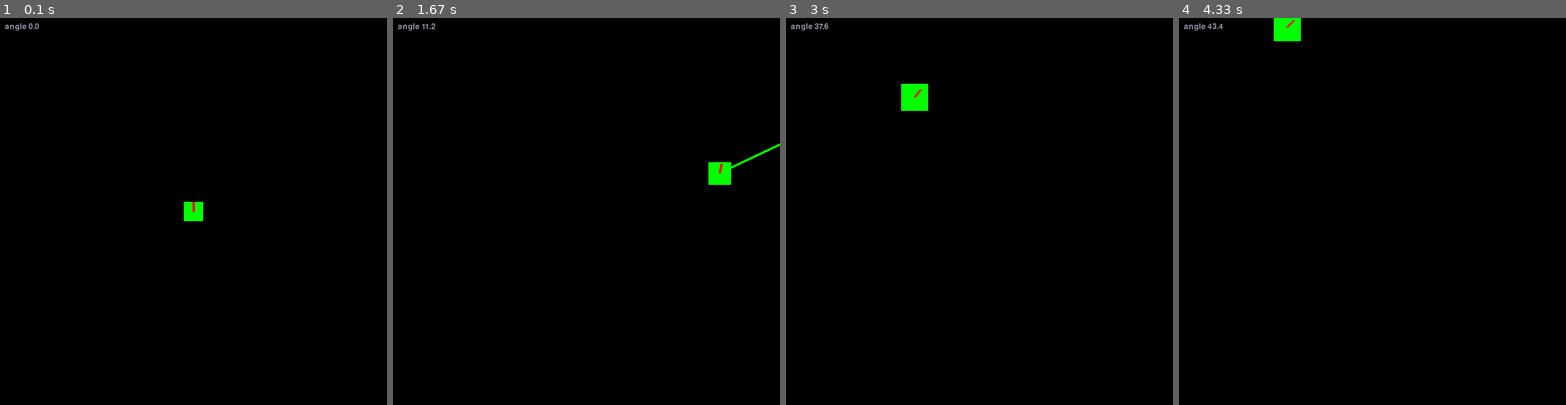
Above: before the commit, frames 1-4 (left to right).
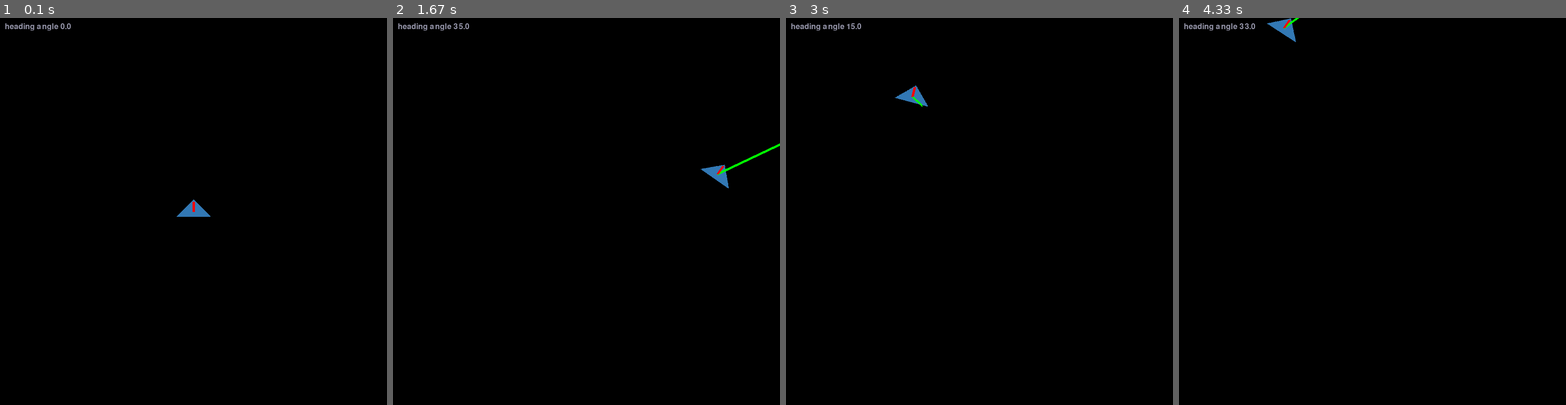
Above: after the commit, the same moments.

Repository: casol/pygame
Game: pygame game, started from vectors_2.py
The game is run twice, just before and just after one commit, with the same random seed, the same clock (stepped at 60 frames per second) and the same inputs.
Inputs:
- Up to frame 1 (0.1 s): no input
- Up to frame 2 (1.67 s): tap A at 0.33 s; hold Right 0.67-1.13 s; hold D 0.67-1.13 s; hold Up 1.17-1.47 s; hold Right from 1.5 s (still down); hold D from 1.5 s (still down)
- Up to frame 3 (3 s): release Right at 1.97 s; release D at 1.97 s; hold Left 2-2.53 s; hold A 2-2.53 s; hold Down 2.57-2.87 s; hold Left from 2.9 s (still down); hold A from 2.9 s (still down)
- Up to frame 4 (4.33 s): release Left at 3.3 s; release A at 3.3 s; hold Up 3.33-3.7 s; hold Right from 3.73 s (still down); hold D from 3.73 s (still down)

The runs differ from the first frame. In frame 1, 0.4% of the frame differs, in the area x 1-55%, y 1-53%; in frame 2, 0.5%; in frame 3, 0.6%, in the area x 1-37%, y 1-24%; in frame 4, 0.6%.

Commit message:
Clean-up

Diff:
--- a/gravity.py
+++ /dev/null
@@ -1,120 +0,0 @@
-import math
-import pygame
-from pygame.math import Vector2
-
-
-SCREEN_WIDTH = 800
-SCREEN_HEIGHT = 600
-
-BLACK = (0, 0, 0)
-WHITE = (255, 255, 255)
-RED = (255, 0, 0)
-
-
-class Player(pygame.sprite.Sprite):
-
-    def __init__(self, pos=(420, 420)):
-        super(Player, self).__init__()
-        self.image = pygame.Surface([20, 40], pygame.SRCALPHA)
-        self.image.fill(RED)
-        self.original_image = self.image
-        self.rect = self.image.get_rect(center=pos)
-        self.position = Vector2(pos)
-        # The vector points upwards.
-        self.direction = Vector2(0, -1)
-        self.speed = 0
-        self.angle_speed = 0
-        self.angle = 0
-
-    def update(self):
-        if self.angle_speed != 0:
-            # Rotate the direction vector and then the image
-            self.direction.rotate_ip(self.angle_speed)
-            self.angle += self.angle_speed
-            self.image = pygame.transform.rotate(self.original_image, -self.angle)
-            self.rect = self.image.get_rect(midtop=self.rect.midtop)
-        # Update the position vector and the rect.
-        self.position += self.direction * self.speed
-        self.rect.center = self.position
-
-
-class Bullet(pygame.sprite.Sprite):
-    """ This class represents the bullet. """
-
-    def __init__(self, pos, direction, angle):
-        """Take the pos, direction and angle of the player."""
-        super(Bullet, self).__init__()
-        self.image = pygame.Surface([4, 10], pygame.SRCALPHA)
-        self.image.fill(BLACK)
-        # Rotate the image by the player.angle (negative since y-axis is flipped).
-        self.image = pygame.transform.rotozoom(self.image, -angle, 1)
-        # Pass the center of the player as the center of the bullet.rect.
-        self.rect = self.image.get_rect(center=pos)
-        self.position = Vector2(pos)  # The position vector.
-        self.velocity = direction * 11  # Multiply by desired speed.
-
-    def update(self):
-        """Move the bullet."""
-        self.position += self.velocity  # Update the position vector.
-        self.rect.center = self.position  # And the rect.
-
-        if self.rect.x < 0 or self.rect.x > SCREEN_WIDTH or self.rect.y < 0 or self.rect.y > SCREEN_HEIGHT:
-            self.kill()
-
-
-def main():
-    pygame.init()
-    pygame.key.set_repeat(500,30)
-
-    screen = pygame.display.set_mode([SCREEN_WIDTH, SCREEN_HEIGHT])
-    screen_rect = screen.get_rect()
-
-    all_sprites_list = pygame.sprite.Group()
-    bullet_group = pygame.sprite.Group()  # "group" not "list".
-
-    player = Player()
-    all_sprites_list.add(player)
-
-    MAXSPEED = 15
-    MINSPEED = -5
-
-    clock = pygame.time.Clock()
-
-    done = False
-    while not done:
-        clock.tick(60)
-
-        for event in pygame.event.get():
-            if event.type == pygame.QUIT:
-                done = True
-            elif event.type == pygame.KEYDOWN:
-                if event.key == pygame.K_UP and player.speed > MINSPEED:
-                    player.speed += 3
-                if event.key == pygame.K_DOWN and player.speed < MAXSPEED:
-                    player.speed -= 3
-                if event.key == pygame.K_LEFT:
-                    player.angle_speed = -3
-                if event.key == pygame.K_RIGHT:
-                    player.angle_speed = 3
-                if event.key == pygame.K_SPACE:
-                    # Just pass the rect.center, direction vector and angle.
-                    bullet = Bullet(
-                        player.rect.center, player.direction, player.angle)
-                    all_sprites_list.add(bullet)
-                    bullet_group.add(bullet)
-            elif event.type == pygame.KEYUP:
-                if event.key == pygame.K_LEFT:
-                    player.angle_speed = 0
-                elif event.key == pygame.K_RIGHT:
-                    player.angle_speed = 0
-
-        all_sprites_list.update()
-        player.rect.clamp_ip(screen_rect)
-
-        screen.fill(WHITE)
-        all_sprites_list.draw(screen)
-        pygame.display.flip()
-
-if __name__ == '__main__':
-    main()
-    pygame.quit()
--- a/move&rotate_ship.py
+++ /dev/null
@@ -1,67 +0,0 @@
-import math
-import pygame as pg
-from pygame.math import Vector2
-
-
-class Player(pg.sprite.Sprite):
-
-    def __init__(self, pos=(420, 420)):
-        super(Player, self).__init__()
-        self.image = pg.Surface((70, 50), pg.SRCALPHA)
-        pg.draw.polygon(self.image, (50, 120, 180), ((0, 0), (0, 50), (70, 25)))
-        self.original_image = self.image
-        self.rect = self.image.get_rect(center=pos)
-        self.position = Vector2(pos)
-        self.direction = Vector2(1, 0)  # A unit vector pointing rightward.
-        self.speed = 0
-        self.angle_speed = 0
-        self.angle = 0
-
-    def update(self):
-        if self.angle_speed != 0:
-            # Rotate the direction vector and then the image.
-            self.direction.rotate_ip(self.angle_speed)
-            self.angle += self.angle_speed
-            self.image = pg.transform.rotate(self.original_image, -self.angle)
-            self.rect = self.image.get_rect(center=self.rect.center)
-        # Update the position vector and the rect.
-        self.position += self.direction * self.speed
-        self.rect.center = self.position
-
-
-def main():
-    pg.init()
-    screen = pg.display.set_mode((1280, 720))
-    player = Player((420, 420))
-    playersprite = pg.sprite.RenderPlain((player))
-
-    clock = pg.time.Clock()
-    done = False
-    while not done:
-        clock.tick(60)
-        for event in pg.event.get():
-            if event.type == pg.QUIT:
-                done = True
-            elif event.type == pg.KEYDOWN:
-                if event.key == pg.K_UP:
-                    player.speed += 1
-                elif event.key == pg.K_LEFT:
-                    player.angle_speed = -4
-                elif event.key == pg.K_RIGHT:
-                    player.angle_speed = 4
-
-            elif event.type == pg.KEYUP:
-                if event.key == pg.K_LEFT:
-                    player.angle_speed = 0
-                elif event.key == pg.K_RIGHT:
-                    player.angle_speed = 0
-
-        playersprite.update()
-
-        screen.fill((30, 30, 30))
-        playersprite.draw(screen)
-        pg.display.flip()
-
-if __name__ == '__main__':
-    main()
-    pg.quit()
--- a/test_field.py
+++ b/test_field.py
@@ -31,10 +31,12 @@
         self.image = pg.Surface((MOB_SIZE, MOB_SIZE))
         self.image.fill(YELLOW)
         self.rect = self.image.get_rect()
-        self.pos = vec(randint(0, WIDTH), randint(0, HEIGHT))
-        self.vel = vec(MAX_SPEED, 0).rotate(uniform(0, 360))
+        self.pos = vec(400, 300)
+        self.vel = vec(0, 0)
         self.acc = vec(0, 0)
+        self.heading = vec(0, -1)
         self.rect.center = self.pos
+        self.desired = vec(0, 0)
 
     def seek(self, target):
         self.desired = (target - self.pos).normalize() * MAX_SPEED
@@ -43,24 +45,13 @@
             steer.scale_to_length(MAX_FORCE)
         return steer
 
-    def seek_with_approach(self, target):
-        self.desired = (target - self.pos)
-        dist = self.desired.length()
-        self.desired.normalize_ip()
-        if dist < APPROACH_RADIUS:
-            self.desired *= dist / APPROACH_RADIUS * MAX_SPEED
-        else:
-            self.desired *= MAX_SPEED
-        steer = (self.desired - self.vel)
-        if steer.length() > MAX_FORCE:
-            steer.scale_to_length(MAX_FORCE)
-        return steer
-
     def update(self):
         # self.follow_mouse()
-        self.acc = self.seek_with_approach(pg.mouse.get_pos())
+        self.acc = self.seek(pg.mouse.get_pos())
         # equations of motion
-        self.vel += self.acc
+        keys = pg.key.get_pressed()
+        if keys[pg.K_UP]:
+            self.vel += self.acc
         if self.vel.length() > MAX_SPEED:
             self.vel.scale_to_length(MAX_SPEED)
         self.pos += self.vel
@@ -111,6 +102,7 @@
         all_sprites.update()
     pg.display.set_caption("{:.2f}".format(clock.get_fps()))
     screen.fill(DARKGRAY)
+    print('mouse', pg.mouse.get_pos(), )
     all_sprites.draw(screen)
     if show_vectors:
         for sprite in all_sprites:
--- a/vectors_2.py
+++ b/vectors_2.py
@@ -40,9 +40,12 @@
     def __init__(self):
         pygame.sprite.Sprite.__init__(self)
         # set ship image
-        # self.original_image = player_img  # image before rotation
-        self.image = pygame.Surface((40, 40))
-        self.image.fill(GREEN)
+        self.image = pygame.Surface((70, 50), pygame.SRCALPHA)
+        pygame.draw.polygon(self.image, (50, 120, 180), ((35, 0), (0, 35), (70, 35)))
+        #self.original_image = player_img  # image before rotation
+        #self.image = self.original_image
+        #self.image = pygame.Surface((40, 40))
+        #self.image.fill(GREEN)
         self.original_image = self.image
         self.rect = self.image.get_rect()
         self.rect.center = (WIDTH / 2, HEIGHT / 2)
@@ -69,36 +72,42 @@
 
         if keys[K_UP]:
             self.acc.y = -0.2
+
         if keys[K_DOWN]:
             self.acc.y = 0.2
 
-        #if event.type == pygame.KEYDOWN:
         if keys[K_a]:
-            self.angle_speed -= .01
-        elif keys[K_d]:
-            self.angle_speed += .01
-        #elif event.type == pygame.KEYUP:
-            #if keys[K_a]:
-                #self.angle_speed = 0
-            #elif keys[K_d]:
-                #self.angle_speed = 0
-
-        self.vel += self.acc
+            self.angle_speed = -1
+            player.rotate()
+        if keys[K_d]:
+            self.angle_speed = 1
+            player.rotate()
 
         # max speed
         if self.vel.length() > MAX_SPEED:
             self.vel.scale_to_length(MAX_SPEED)
 
-        if self.angle_speed != 0:
-            # Rotate the direction vector and then the image
-            self.heading.rotate_ip(self.angle_speed)
-            self.angle += self.angle_speed
-            self.image = pygame.transform.rotate(self.original_image, -self.angle)
-            self.rect = self.image.get_rect(center=self.rect.center)
-        # Update the position vector and the rect.
+        # angle to radians
+        rad = math.radians(self.angle)
 
-        self.pos += self.vel + 0.5 * self.acc
+        self.vel += self.acc
+        self.pos += self.vel
+
+        #self.vel.x += self.acc.x * math.sin(rad)
+        #self.vel.y += self.acc.y * -math.cos(rad)
+
         self.rect.center = self.pos
+
+    def rotate(self):
+        # Rotate the heading vector and then the image
+        self.heading.rotate_ip(self.angle_speed)
+        self.angle += self.angle_speed
+        if self.angle > 360:
+            self.angle -= 360
+        elif self.angle < 0:
+            self.angle += 360
+        self.image = pygame.transform.rotate(self.original_image, -self.angle)
+        self.rect = self.image.get_rect(center=self.rect.center)
 
     def draw_vectors(self, screen):
         scale = 20
@@ -136,9 +145,9 @@
     all_sprites.draw(DISPLAY)
     player.draw_vectors(DISPLAY)
 
-    txt = FONT.render('angle {:.1f}'.format(player.angle), True, (150, 150, 170))
+    txt = FONT.render('heading angle {:.1f}'.format(player.angle), True, (150, 150, 170))
     DISPLAY.blit(txt, (10, 10))
 
     pygame.display.update()
     fps_clock.tick(FPS)
-    print(player.vel)
+    print('vel:', player.vel, player.acc, player.heading)
Binary file removed: playerShip1_red.png
